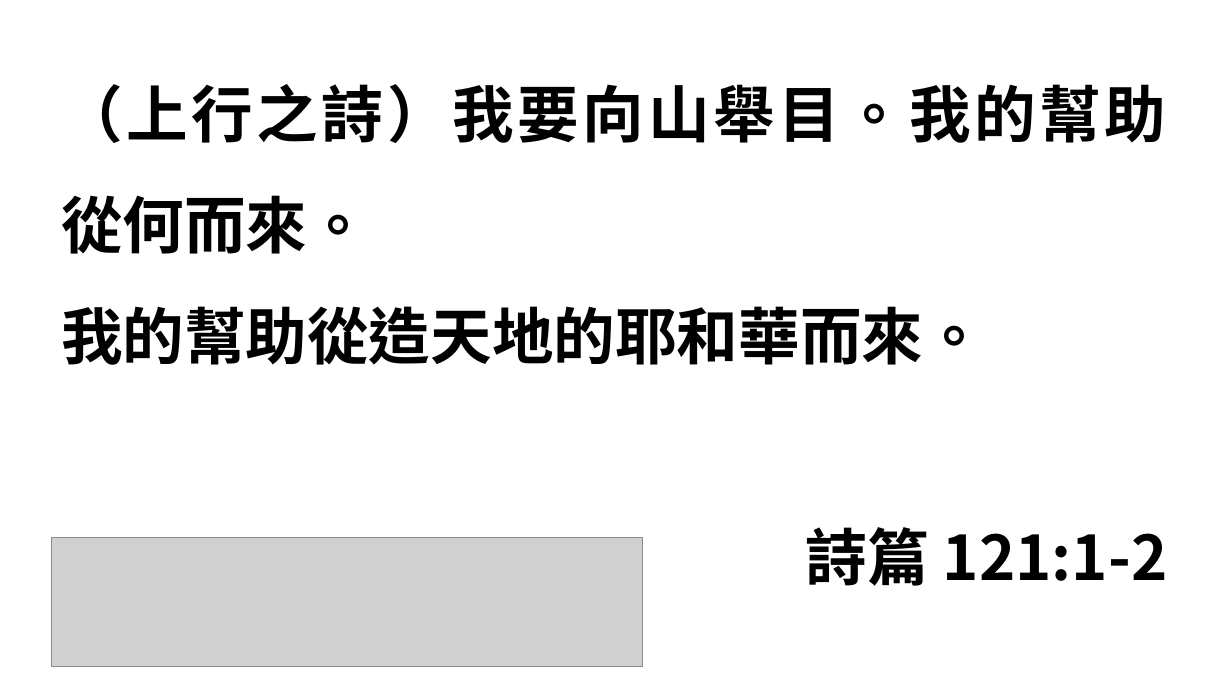
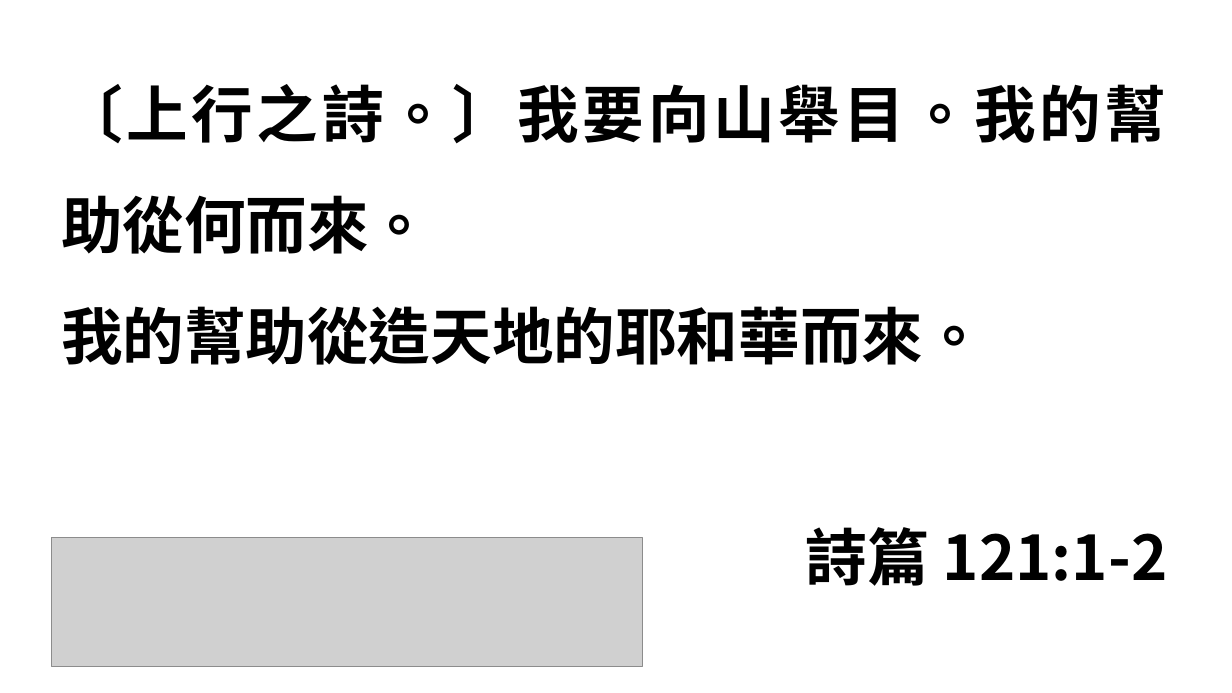
Before and after one commit to pangyan/ridiculands-references, a slide deck: slide 21 of hymns/20171008.pptx (slide 9 before the commit). Drawn at 1232x693 pixels with LibreOffice and Linux fonts; fonts in the diff are those of the drawing; grey boxes stand for pictures. Boxes give left, top, right and bottom in pixels: in the first picture for what was removed or moved away, otherwise in the second. Text is boxed around its words. In the diff, an @@ line names an element or a change of style, - is before the commit and + after.

```diff
--- a/hymns/20171008.pptx
+++ b/hymns/20171008.pptx
@@ text at (61, 84, 1166, 254): text changed @@
-（上行之詩）我要向山舉目。我的幫助從何而來。
+〔上行之詩。〕我要向山舉目。我的幫助從何而來。
```
Also in this commit, not shown: 3 other slides changed, 19 slides added.
